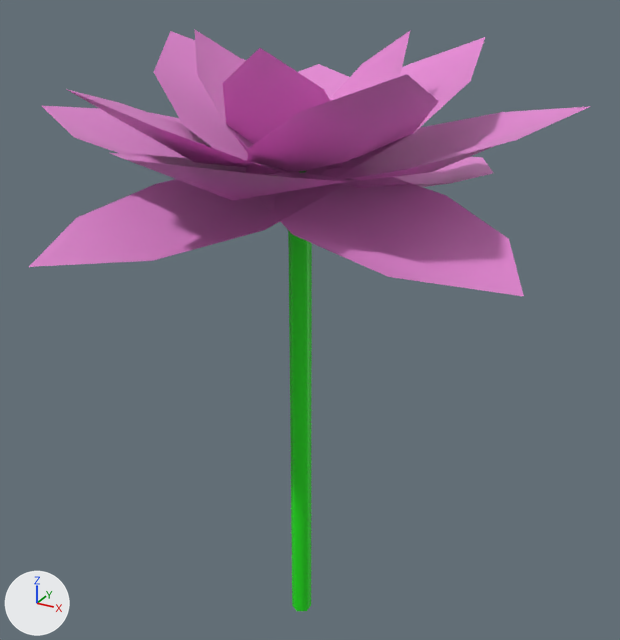
A saved change to the FBX model Plants/Lotus.fbx.
Before and after are seen from a camera (50 mm lens) standing at (0.513, -0.906, 0.937) and looking at (0.0, 0.027, 0.47). The lights are fixed; the arrows at lower left show +X, +Y and +Z. The first picture is the older version. Where no turn or scale is listed for an object, it has been applied to the vertices.

The scene before the commit, as lines of its bpy script (objects in view):
```python
me_circle_002 = bpy.data.meshes.new('Circle.002')
me_circle_002.from_pydata(...)  # 154 vertices, 74 faces; spans x -0.329..0.321, y -0.336..0.337, z 0.0..0.84
# faces by material slot: [60, 14]
me_circle_002.materials.append(mat_flat)  # pink #e78ad6
me_circle_002.materials.append(mat_stem)  # green #1ee714
ob_lotus = bpy.data.objects.new('Lotus', me_circle_002)
ob_lotus.location = (0.0, 0.0, 0.0)
```
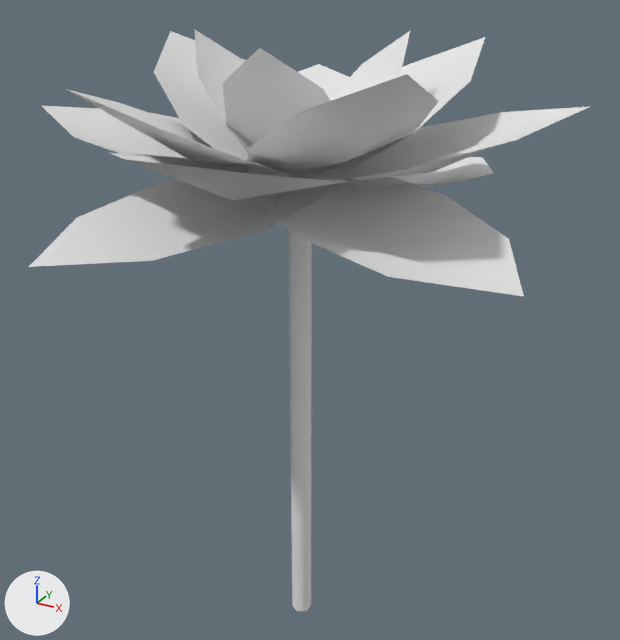
The change, as a list of edits to the scene's bpy script:
```text
Add mat_lotus:
    mat_lotus = principled_material('Lotus')
    mat_lotus.base_color = (0.8, 0.8, 0.8)  # white #e7e7e7
    mat_lotus.roughness = 1.0
Change me_circle_002:
    where me_circle_002.from_pydata(...)  # 154 vertices, 74 faces; spans x -0.329..0.321, y -0.336..0.337, z 0.0..0.84
    used by ob_lotus; location = (0.0, 0.0, 0.0)
    me_circle_002 part 1: all 60 faces that had it switch from mat_flat (pink #e78ad6) to mat_lotus (white #e7e7e7)
    me_circle_002 part 2: all 14 faces that had it switch from mat_stem (green #1ee714) to mat_lotus (white #e7e7e7)
```

Where the change shows, as pixel boxes (x1, y1, x2, y2) in the pictures (620 x 640 px):
part 1 of me_circle_002, recoloured (pink to white): (29, 29, 591, 296) in both
part 2 of me_circle_002, recoloured (green to white): (288, 170, 312, 611) in both
